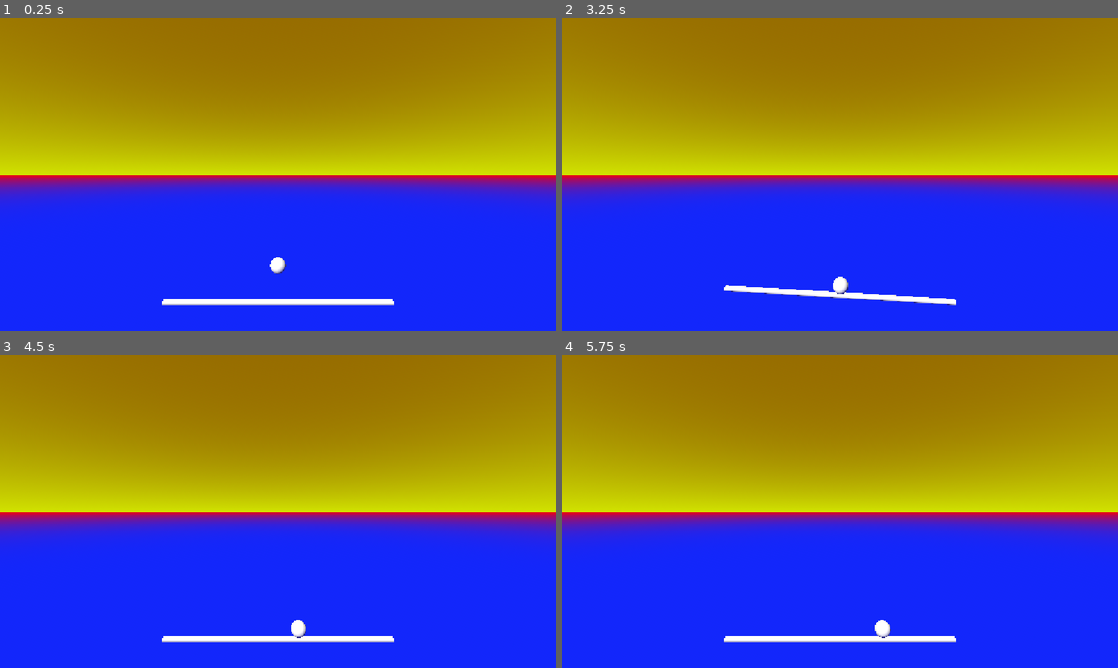
Above: before the commit, frames 1-4 (two rows, left to right).
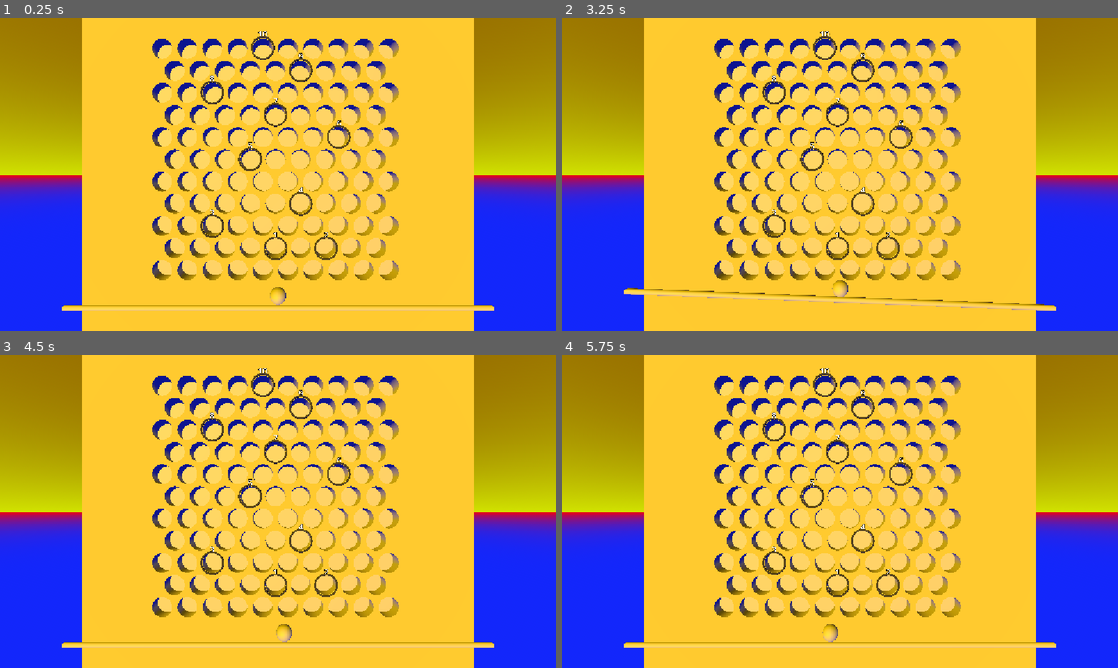
Above: after the commit, the same moments.

Repository: havenbarnes/luke-warm-selter
Game: Godot game, scene res://GameScene.tscn
Two runs of this game, one before a commit and one after it. Both use one fixed random seed, a clock stepped at 60 frames per second and the inputs below.
Inputs:
- Up to frame 1 (0.25 s): no input
- Up to frame 2 (3.25 s): hold L (bar_right_down) 0.53-1.28 s; tap Enter at 1.25, 2.75 s; hold A (bar_left_down) 1.28-2.03 s; tap Space at 2 s; hold L (bar_right_down) 2.03-2.78 s; hold Q (bar_left_up) from 2.78 s (still down)
- Up to frame 3 (4.5 s): release Q (bar_left_up) at 3.53 s; hold A (bar_left_down) from 3.53 s (still down)
- Up to frame 4 (5.75 s): keep holding A (bar_left_down)

The runs differ from the first frame. In frame 1, 71% of the frame differs, in the area x 11-89%, y 0-100%; in frame 2, 71%; in frame 3, 71%; in frame 4, 71%.

Commit message:
Holes working

Diff:
--- a/GameScene.tscn
+++ b/GameScene.tscn
@@ -1,6 +1,8 @@
 [gd_scene format=3 uid="uid://mw5u0ljrl4n6"]
 
 [ext_resource type="Script" uid="uid://sxmfi4bo3qa5" path="res://bar.gd" id="1_eqhe0"]
+[ext_resource type="Script" uid="uid://bloknr388ia1x" path="res://holespawner.gd" id="2_k77ap"]
+[ext_resource type="Script" path="res://ball.gd" id="3_ball"]
 
 [sub_resource type="ProceduralSkyMaterial" id="ProceduralSkyMaterial_f24su"]
 sky_top_color = Color(0.58541596, 0.41500214, 0, 1)
@@ -29,17 +31,18 @@
 friction = 0.9
 absorbent = true
 
-[sub_resource type="BoxShape3D" id="BoxShape3D_f24su"]
-size = Vector3(6, 0.1, 0.3)
+[sub_resource type="CylinderShape3D" id="CylinderShape3D_eqhe0"]
+height = 8.0
+radius = 0.1
 
 [sub_resource type="StandardMaterial3D" id="StandardMaterial3D_eqhe0"]
-albedo_color = Color(0.6710644, 0, 0.31291544, 1)
+albedo_color = Color(0.7294118, 0.7058824, 0.003921569, 1)
 
 [sub_resource type="CylinderMesh" id="CylinderMesh_eqhe0"]
 material = SubResource("StandardMaterial3D_eqhe0")
 top_radius = 0.05
 bottom_radius = 0.05
-height = 6.0
+height = 8.0
 
 [sub_resource type="PhysicsMaterial" id="PhysicsMaterial_8vx87"]
 friction = 0.4
@@ -51,11 +54,11 @@
 [sub_resource type="BoxShape3D" id="BoxShape3D_eqhe0"]
 size = Vector3(0.2, 6.4, 0.6)
 
-[sub_resource type="BoxShape3D" id="BoxShape3D_k77ap"]
-size = Vector3(4.8, 0.2, 0.6)
+[sub_resource type="BoxShape3D" id="BoxShape3D_haeiw"]
+size = Vector3(8, 6.4, 0.2)
 
-[sub_resource type="BoxShape3D" id="BoxShape3D_haeiw"]
-size = Vector3(4.8, 0.2, 0.6)
+[sub_resource type="PlaneMesh" id="PlaneMesh_yqt4x"]
+size = Vector2(8, 6.4)
 
 [node name="Game" type="Node3D" unique_id=1423743846]
 
@@ -63,36 +66,33 @@
 environment = SubResource("Environment_k77ap")
 
 [node name="Ball" type="RigidBody3D" parent="." unique_id=930698943]
+transform = Transform3D(1, 0, 0, 0, 1, 0, 0, 0, 1, 0, -2.2, 0.11)
 collision_layer = 2
-axis_lock_linear_z = true
-axis_lock_angular_x = true
-mass = 3.0
 physics_material_override = SubResource("PhysicsMaterial_yqt4x")
+gravity_scale = 2.0
 can_sleep = false
 continuous_cd = true
 angular_damp = 0.4
+script = ExtResource("3_ball")
 
 [node name="CollisionShape3D" type="CollisionShape3D" parent="Ball" unique_id=1130095652]
-transform = Transform3D(1, 0, 0, 0, 1, 0, 0, 0, 1, 0, -1.5, 0)
 shape = SubResource("SphereShape3D_cr6u3")
 
 [node name="MeshInstance3D" type="MeshInstance3D" parent="Ball" unique_id=1002349981]
-transform = Transform3D(1, 0, 0, 0, 1, 0, 0, 0, 1, 0, -1.5, 0)
 mesh = SubResource("SphereMesh_o44sg")
 
 [node name="Bar" type="AnimatableBody3D" parent="." unique_id=2106735629]
 transform = Transform3D(1, 0, 0, 0, 1, 0, 0, 0, 1, 0, -2.5, 0)
 collision_mask = 0
-axis_lock_linear_z = true
 physics_material_override = SubResource("PhysicsMaterial_n1rjx")
 script = ExtResource("1_eqhe0")
 
 [node name="CollisionShape3D" type="CollisionShape3D" parent="Bar" unique_id=977670450]
-transform = Transform3D(1, 0, 0, 0, 1, 0, 0, 0, 1, 0, -2.5, 0)
-shape = SubResource("BoxShape3D_f24su")
+transform = Transform3D(-4.371139e-08, -1, 0, 1, -4.371139e-08, 0, 0, 0, 1, 0, -2.5, 0.15)
+shape = SubResource("CylinderShape3D_eqhe0")
 
 [node name="MeshInstance3D" type="MeshInstance3D" parent="Bar" unique_id=1735524283]
-transform = Transform3D(1, 0, 0, 0, 1, 0, 0, 0, 1, 0, -2.5, 0)
+transform = Transform3D(-4.371139e-08, -1, 0, 1, -4.371139e-08, 0, 0, 0, 1, 0, -2.5, 0.05)
 mesh = SubResource("CylinderMesh_eqhe0")
 
 [node name="Playfield" type="Node3D" parent="." unique_id=1912753395]
@@ -102,28 +102,40 @@
 physics_material_override = SubResource("PhysicsMaterial_8vx87")
 
 [node name="WallLeft" type="CollisionShape3D" parent="Playfield/Frame" unique_id=136835058]
-transform = Transform3D(1, 0, 0, 0, 1, 0, 0, 0, 1, -2.3, 0, 0)
+transform = Transform3D(1, 0, 0, 0, 1, 0, 0, 0, 1, -4, 0, 0)
 shape = SubResource("BoxShape3D_5yl64")
-debug_color = Color(0, 0.6, 0.69803923, 1)
+debug_color = Color(0.5823485, 0.18820947, 1.4439226e-07, 1)
 
 [node name="WallRight" type="CollisionShape3D" parent="Playfield/Frame" unique_id=853816438]
 unique_name_in_owner = true
-transform = Transform3D(1, 0, 0, 0, 1, 0, 0, 0, 1, 2.3, 0, 0)
+transform = Transform3D(1, 0, 0, 0, 1, 0, 0, 0, 1, 4, 0, 0)
 shape = SubResource("BoxShape3D_eqhe0")
+debug_color = Color(0.5823485, 0.18820947, 1.4439226e-07, 1)
 
-[node name="WallTop" type="CollisionShape3D" parent="Playfield/Frame" unique_id=1995576002]
+[node name="WallBack" type="CollisionShape3D" parent="Playfield/Frame" unique_id=1667287898]
 unique_name_in_owner = true
-transform = Transform3D(1, 0, 0, 0, 1, 0, 0, 0, 1, 0, 3.1, 0)
-shape = SubResource("BoxShape3D_k77ap")
+transform = Transform3D(1, 0, 0, 0, 1, 0, 0, 0, 1, 0, 0, -0.25776708)
+shape = SubResource("BoxShape3D_haeiw")
+disabled = true
+debug_color = Color(0.5823485, 0.18820947, 1.4439226e-07, 1)
 
-[node name="WallBottom" type="CollisionShape3D" parent="Playfield/Frame" unique_id=493102419]
+[node name="MeshInstance3D" type="MeshInstance3D" parent="Playfield/Frame/WallBack" unique_id=656145173]
+transform = Transform3D(1, 0, 0, 0, -4.371139e-08, -1, 0, 1, -4.371139e-08, 0, 0, -0.258)
+mesh = SubResource("PlaneMesh_yqt4x")
+
+[node name="WallFront" type="CollisionShape3D" parent="Playfield/Frame" unique_id=860906091]
 unique_name_in_owner = true
-transform = Transform3D(1, 0, 0, 0, 1, 0, 0, 0, 1, 0, -3.1, 0)
+transform = Transform3D(1, 0, 0, 0, 1, 0, 0, 0, 1, 0, 0, 0.45)
 shape = SubResource("BoxShape3D_haeiw")
+debug_color = Color(0.5823485, 0.18820947, 1.4439226e-07, 1)
 
 [node name="Camera3D" type="Camera3D" parent="." unique_id=569719372]
 transform = Transform3D(1, 0, 0, 0, 1, 0, 0, 0, 1, 0, 0, 4)
 
 [node name="DirectionalLight3D" type="DirectionalLight3D" parent="." unique_id=1879057595]
-transform = Transform3D(0.8660253, 0.3535534, -0.3535534, 0, 0.7071068, 0.7071068, 0.49999997, -0.6123724, 0.6123724, 0, 0, 0)
+transform = Transform3D(0.86602545, 0.3535534, -0.3535534, -0.27962723, 0.92866075, 0.24371657, 0.414498, -0.11220136, 0.90310705, 0, 0, 11)
+light_color = Color(0.85020864, 0.6840811, 7.70092e-07, 1)
 light_energy = 5.17
+
+[node name="Holes" type="Node3D" parent="." unique_id=777418410]
+script = ExtResource("2_k77ap")
--- /dev/null
+++ b/ball.gd
@@ -0,0 +1,26 @@
+extends RigidBody3D
+
+## The ball on the Ice Cold Beer playfield.
+##
+## The real cabinet's playfield is tilted backward, so gravity has a component
+## that presses the ball against the back panel. That "into the board" pressure
+## is what makes the ball drop through a hole once the bar lines it up with one.
+##
+## We model the playfield as a vertical plane: real gravity (−Y) rolls the ball
+## down onto the bar, but nothing pushes it into the board (−Z). Without that
+## push the ball just skims across every hole and never falls in. This script
+## supplies the missing into-the-board force so the holes actually catch it.
+
+## Constant force pressing the ball toward the backboard (−Z, world space).
+## Higher = the board grabs the ball more eagerly: easier to sink a goal, but
+## the traps bite harder too. Tune it against the −Y gravity, whose magnitude
+## is 9.8 * gravity_scale.
+@export var board_pull: float = 10.0
+
+
+func _ready() -> void:
+	# constant_force is applied in global space every physics step and persists
+	# until changed, so the ball's own rolling rotation never turns it. This is
+	# what makes the ball settle against the backboard and fall through a hole
+	# the instant the bar lines it up with one.
+	constant_force = Vector3(0.0, 0.0, -board_pull)
--- a/bar.gd
+++ b/bar.gd
@@ -1,23 +1,53 @@
 extends AnimatableBody3D
 
-@export var anchor_span: float = 4.5
-@export var speed: float = 0.6
+## Ice Cold Beer bar controller.
+##
+## The two anchors are pinned to fixed X positions (-anchor_span/2 and
+## +anchor_span/2) and slide only along Y. Because the horizontal span never
+## changes but the ends move independently, the bar telescopes: its length is
+## hypot(anchor_span, height_difference).
+##
+## Q / A raise and lower the LEFT anchor.
+## P / L raise and lower the RIGHT anchor.
+
+@export var anchor_span: float = 8.0
+@export var speed: float = 3.0
 @export var min_height: float = -2.5
 @export var max_height: float = 2.5
 
-
+## Where both anchors sit when the game starts. The script owns position.y, so
+## the Bar's transform in the editor is ignored — set the start height here.
 @export var start_height: float = -2.5
 @export var bar_thickness: float = 0.1
 @export var bar_depth: float = 0.3
 
-@export var max_height_difference: float = 0.75
+## Depth (Z) the bar rides at. It sits in FRONT of the ball's rest depth (~0.10,
+## against the backboard) so the ball is cradled between the backboard and the
+## bar and never leans on the front glass. See ball.gd's into-board force.
+@export var bar_z: float = 0.18
+
+## Caps how far apart the two ends may get. Set to 0.0 for no limit.
+@export var max_height_difference: float = 1.0
+
+## How quickly each anchor's velocity responds to input (units/sec²).
+## Higher = snappier direction changes. Lower = mushier, heavier feel.
+@export var acceleration: float = 3.0
+
+## How quickly each anchor decelerates when input stops or reverses (units/sec²).
+## Set higher than acceleration for a tight, responsive reversal.
+@export var deceleration: float = 10
+
+## Prints anchor positions and bar length every time the bar moves.
+@export var debug_print: bool = false
 
 var left_height: float = -2.5
 var right_height: float = -2.5
+var _left_velocity: float = 0.0
+var _right_velocity: float = 0.0
 
 var _collision: CollisionShape3D
 var _mesh_instance: MeshInstance3D
-var _shape: BoxShape3D
+var _shape: CylinderShape3D
 var _mesh: CylinderMesh
 
 
@@ -46,8 +76,9 @@
 	_collision.transform = Transform3D.IDENTITY
 	_mesh_instance.transform = Transform3D.IDENTITY
 
-	_shape = BoxShape3D.new()
+	_shape = CylinderShape3D.new()
 	_collision.shape = _shape
+	_collision.rotation.z = deg_to_rad(90.0)
 
 	_mesh = CylinderMesh.new()
 	_mesh_instance.mesh = _mesh
@@ -60,22 +91,59 @@
 	var left_input := Input.get_axis("bar_left_down", "bar_left_up")
 	var right_input := Input.get_axis("bar_right_down", "bar_right_up")
 
-	if is_zero_approx(left_input) and is_zero_approx(right_input):
-		return
-
-	left_height += left_input * speed * delta
-	right_height += right_input * speed * delta
+	_left_velocity = _accelerate(_left_velocity, left_input, delta)
+	_right_velocity = _accelerate(_right_velocity, right_input, delta)
+
+	if is_zero_approx(_left_velocity) and is_zero_approx(_right_velocity):
+		return
+
+	left_height += _left_velocity * delta
+	right_height += _right_velocity * delta
 
 	left_height = clampf(left_height, min_height, max_height)
 	right_height = clampf(right_height, min_height, max_height)
 
-	_limit_difference(left_input, right_input)
+	# Zero velocity when clamped against the limit so it doesn't "store" speed.
+	if left_height == min_height or left_height == max_height:
+		_left_velocity = 0.0
+	if right_height == min_height or right_height == max_height:
+		_right_velocity = 0.0
+
+	# Snapshot heights before the limit correction.
+	var lh_before := left_height
+	var rh_before := right_height
+
+	_limit_difference()
+
+	# If the limiter pulled a height back, kill that side's velocity.
+	# Without this, stored velocity "pops" the bar on the next frame.
+	if not is_equal_approx(left_height, lh_before):
+		_left_velocity = 0.0
+	if not is_equal_approx(right_height, rh_before):
+		_right_velocity = 0.0
+
 	_apply()
 
 
-## Keeps the two ends within max_height_difference. The end that is not being
-## driven this frame is the one that gives way.
-func _limit_difference(left_input: float, right_input: float) -> void:
+## Smoothly ramps velocity toward the target speed based on input direction.
+## Uses deceleration rate when input opposes current velocity (direction change)
+## or when input is released.
+func _accelerate(current_vel: float, input: float, delta: float) -> float:
+	var target := input * speed
+
+	# Pick rate: decelerate when reversing, stopping, or overshooting.
+	var rate: float
+	if is_zero_approx(input):
+		rate = deceleration
+	elif signf(input) != signf(current_vel) and not is_zero_approx(current_vel):
+		rate = deceleration
+	else:
+		rate = acceleration
+
+	return move_toward(current_vel, target, rate * delta)
+
+
+func _limit_difference() -> void:
 	if max_height_difference <= 0.0:
 		return
 
@@ -86,36 +154,50 @@
 	var overshoot := absf(diff) - max_height_difference
 	var direction := signf(diff)
 
-	var left_active := not is_zero_approx(left_input)
-	var right_active := not is_zero_approx(right_input)
-
-	if left_active and right_active:
-		# Both ends are being driven, so neither one "gives way" — split the
-		# correction evenly and the bar keeps responding to both inputs.
+	# Use velocity to decide which side caused the overshoot.
+	# The side that's moving gets pulled back; the idle side stays put.
+	var left_moving := not is_zero_approx(_left_velocity)
+	var right_moving := not is_zero_approx(_right_velocity)
+
+	if left_moving and right_moving:
 		left_height += overshoot * 0.5 * direction
 		right_height -= overshoot * 0.5 * direction
-	elif left_active:
+	elif left_moving:
+		# Left caused it — pull left back, leave right alone.
 		left_height += overshoot * direction
+	elif right_moving:
+		# Right caused it — pull right back, leave left alone.
+		right_height -= overshoot * direction
 	else:
-		right_height -= overshoot * direction
+		# Neither moving (shouldn't happen, but be safe) — split evenly.
+		left_height += overshoot * 0.5 * direction
+		right_height -= overshoot * 0.5 * direction
 
 	left_height = clampf(left_height, min_height, max_height)
 	right_height = clampf(right_height, min_height, max_height)
 
 
-## Positions the bar between the two anchors and stretches it to reach both.
 func _apply() -> void:
 	var half := anchor_span * 0.5
 	var rise := right_height - left_height
 	var length := sqrt(anchor_span * anchor_span + rise * rise)
 
-	position = Vector3(0.0, (left_height + right_height) * 0.5, position.z)
+	position = Vector3(0.0, (left_height + right_height) * 0.5, bar_z)
 	rotation = Vector3(0.0, 0.0, atan2(rise, anchor_span))
 
-	_shape.size = Vector3(length, bar_thickness, bar_depth)
+	_shape.height = length
+	_shape.radius = bar_thickness * 0.5
+
 	_mesh.height = length
 	_mesh.top_radius = bar_thickness * 0.5
 	_mesh.bottom_radius = bar_thickness * 0.5
+
+	if debug_print:
+		print("lh=%+.3f rh=%+.3f | vel L=%+.3f R=%+.3f | y=%+.3f rot=%+.3f" % [
+			left_height, right_height,
+			_left_velocity, _right_velocity,
+			position.y, rotation.z,
+		])
 
 
 func get_anchor_positions() -> Array[Vector3]:
--- /dev/null
+++ b/hole.gd
@@ -0,0 +1,57 @@
+extends Area3D
+
+## A single hole on the Ice Cold Beer playfield.
+## Goal holes have a number (1–10) and are the objective.
+## Trap holes (number = 0) cost you a life.
+##
+## When the ball overlaps this hole, its collisions are disabled so it
+## physically falls through the bar under gravity.
+
+signal ball_entered_hole(hole: Area3D)
+
+## 0 = trap hole. 1–10 = goal hole.
+@export var hole_number: int = 0
+
+## Visual radius of the hole.
+@export var hole_radius: float = 0.2
+
+var is_goal: bool:
+	get: return hole_number > 0
+
+## Prevents re-triggering while the ball is already falling.
+var _triggered := false
+
+
+func _ready() -> void:
+	monitoring = true
+	monitorable = false
+	body_entered.connect(_on_body_entered)
+
+
+func _on_body_entered(body: Node3D) -> void:
+	if _triggered:
+		return
+	if body.name != "Ball" or not body is RigidBody3D:
+		return
+
+	_triggered = true
+	var ball := body as RigidBody3D
+
+	# Kill the ball's sideways velocity so it drops straight down.
+	ball.linear_velocity = Vector3(0.0, ball.linear_velocity.y, 0.0)
+
+	# Disable all collision — the ball falls through the bar and everything.
+	ball.collision_layer = 0
+	ball.collision_mask = 0
+
+	ball_entered_hole.emit(self)
+
+	if is_goal:
+		print("GOAL! Reached hole %d" % hole_number)
+	else:
+		print("TRAP! Fell into a trap hole.")
+
+
+## Call this from your game manager when resetting the ball.
+func reset() -> void:
+	_triggered = false
--- /dev/null
+++ b/holespawner.gd
@@ -0,0 +1,210 @@
+extends Node3D
+
+## Spawns all holes on the Ice Cold Beer playfield using CSG.
+##
+## The playfield is one uniform, hex-packed grid of identical holes, exactly
+## like the real cabinet. Ten of those grid holes are the numbered goals (1–10):
+## ordinary holes marked with a ring and a number — not larger, not specially
+## placed. Every other hole is a trap.
+##
+## Builds a physical backboard (CSGCombiner3D) with a cylindrical cutout for
+## every hole. Where there's a hole there's no collision, so the ball falls
+## through. Also spawns an Area3D detector behind each hole to tell goals from
+## traps when the ball drops in.
+
+## Radius of every hole — goals and traps alike, since the real board is uniform.
+@export var hole_radius: float = 0.2
+
+## Hex-grid spacing. Odd rows are offset by half a column; the row pitch is a bit
+## under spacing_x so the packing stays tight, like the photo's thin walls.
+@export var spacing_x: float = 0.5
+@export var spacing_y: float = 0.44
+
+## Playfield extents the grid fills (X left/right, Y bottom/top).
+@export var pf_left: float = -2.3
+@export var pf_right: float = 2.3
+@export var pf_bottom: float = -1.9
+@export var pf_top: float = 2.8
+
+## Backboard dimensions. The backboard is the ball's only back wall (the Frame's
+## WallBack collision is disabled so holes can open through it), so it must span
+## the whole playfield or the ball falls off the unbacked edges once the
+## into-board force presses it back. See GameScene / ball.gd.
+@export var wall_width: float = 7.8
+@export var wall_height: float = 6.4
+@export var wall_thickness: float = 0.2
+@export var wall_z: float = -0.15
+
+## Colors.
+@export var wall_color: Color = Color(0.65, 0.55, 0.25)  # Gold, like the cabinet.
+@export var goal_ring_color: Color = Color(0.15, 0.15, 0.15)
+
+var _hole_script: GDScript = preload("res://hole.gd")
+
+
+# ── Goal targets, read off the cabinet photo (numbers 1–10, bottom to top).
+# Each target is snapped to the nearest grid hole, so goals always sit ON the
+# grid rather than floating between holes. ──
+
+const GOAL_TARGETS: Array[Dictionary] = [
+	{ "number": 1,  "x": -0.2, "y": -1.5 },
+	{ "number": 2,  "x":  1.0, "y": -1.3 },
+	{ "number": 3,  "x": -1.3, "y": -1.0 },
+	{ "number": 4,  "x":  0.4, "y": -0.4 },
+	{ "number": 5,  "x": -0.7, "y":  0.1 },
+	{ "number": 6,  "x":  1.1, "y":  0.7 },
+	{ "number": 7,  "x": -0.1, "y":  1.1 },
+	{ "number": 8,  "x": -1.2, "y":  1.5 },
+	{ "number": 9,  "x":  0.6, "y":  1.9 },
+	{ "number": 10, "x": -0.5, "y":  2.4 },
+]
+
+
+func _ready() -> void:
+	var holes := _build_grid()
+	_assign_goals(holes)
+
+	# ── Build the CSG backboard with a cutout per hole ──
+	_build_csg_wall(holes)
+
+	# ── Spawn an Area3D detector behind each hole ──
+	for data in holes:
+		_create_detector(data)
+
+
+## Builds the uniform hex grid of holes that fills the playfield.
+func _build_grid() -> Array[Dictionary]:
+	var holes: Array[Dictionary] = []
+	var row := 0
+	var y := pf_bottom
+	while y <= pf_top + 0.0001:
+		# Offset every other row by half a column for hexagonal packing.
+		var x_offset := 0.0 if row % 2 == 0 else spacing_x * 0.5
+		var x := pf_left + x_offset
+		while x <= pf_right + 0.0001:
+			holes.append({ "x": x, "y": y, "number": 0 })
+			x += spacing_x
+		y += spacing_y
+		row += 1
+	return holes
+
+
+## Turns the grid hole nearest each photo target into that numbered goal.
+func _assign_goals(holes: Array[Dictionary]) -> void:
+	for target in GOAL_TARGETS:
+		var target_pos := Vector2(target["x"], target["y"])
+		var best := -1
+		var best_dist := INF
+		for i in holes.size():
+			if holes[i]["number"] != 0:
+				continue  # Already claimed by another goal.
+			var d := Vector2(holes[i]["x"], holes[i]["y"]).distance_to(target_pos)
+			if d < best_dist:
+				best_dist = d
+				best = i
+		if best != -1:
+			holes[best]["number"] = target["number"]
+
+
+func _build_csg_wall(holes: Array[Dictionary]) -> void:
+	var combiner := CSGCombiner3D.new()
+	combiner.name = "Backboard"
+	combiner.use_collision = true
+	combiner.collision_layer = 1   # "world"
+	combiner.collision_mask = 0
+	combiner.position = Vector3(0.0, 0.0, wall_z)
+	add_child(combiner)
+
+	# Base wall slab.
+	var base := CSGBox3D.new()
+	base.name = "Wall"
+	base.size = Vector3(wall_width, wall_height, wall_thickness)
+	base.operation = CSGShape3D.OPERATION_UNION
+
+	var wall_mat := StandardMaterial3D.new()
+	wall_mat.albedo_color = wall_color
+	base.material = wall_mat
+	combiner.add_child(base)
+
+	# Cut a cylinder for each hole. All holes are the same size.
+	for data in holes:
+		var cut := CSGCylinder3D.new()
+		cut.radius = hole_radius
+		cut.height = wall_thickness + 0.1  # Slightly taller to cut clean through.
+		cut.sides = 20
+		cut.operation = CSGShape3D.OPERATION_SUBTRACTION
+		cut.position = Vector3(data["x"], data["y"], 0.0)
+		# The wall lies in X-Y, so rotate the (Y-aligned) cylinder to bore along Z.
+		cut.rotation.x = deg_to_rad(90.0)
+		combiner.add_child(cut)
+
+
+## Creates an Area3D detector behind a hole for goal/trap identification.
+func _create_detector(data: Dictionary) -> void:
+	var number: int = data["number"]
+	var is_goal := number > 0
+
+	var hole := Area3D.new()
+	hole.set_script(_hole_script)
+	hole.hole_number = number
+	hole.hole_radius = hole_radius
+	# Place the detector just behind the wall so the ball trips it as it passes
+	# through the cutout.
+	hole.position = Vector3(data["x"], data["y"], wall_z - wall_thickness * 0.5 - 0.1)
+
+	hole.monitoring = true
+	hole.monitorable = false
+	hole.collision_layer = 0
+	hole.collision_mask = 2  # "ball"
+
+	var col := CollisionShape3D.new()
+	var shape := CylinderShape3D.new()
+	shape.radius = hole_radius
+	shape.height = 0.3
+	col.shape = shape
+	col.rotation.x = deg_to_rad(90.0)
+	hole.add_child(col)
+
+	# Goal hole extras: ring and label on the wall surface.
+	if is_goal:
+		_add_ring(hole, hole_radius)
+		_add_label(hole, number, hole_radius)
+
+	hole.name = "Goal%d" % number if is_goal else "Trap_%d_%d" % [
+		int(data["x"] * 100), int(data["y"] * 100)
+	]
+	add_child(hole)
+
+
+func _add_ring(hole: Area3D, inner_radius: float) -> void:
+	var ring := MeshInstance3D.new()
+	var torus := TorusMesh.new()
+	torus.inner_radius = inner_radius
+	# Keep the ring thin so it doesn't spill into neighbouring holes.
+	torus.outer_radius = inner_radius + 0.035
+	torus.rings = 24
+	torus.ring_segments = 12
+	ring.mesh = torus
+	# Sit the ring on the wall's front face. The detector is (wall_thickness + 0.1)
+	# behind that face, so offset by that much (plus a hair) to land just proud of it.
+	ring.position = Vector3(0.0, 0.0, wall_thickness + 0.1 + 0.02)
+	ring.rotation.x = deg_to_rad(90.0)
+
+	var ring_mat := StandardMaterial3D.new()
+	ring_mat.albedo_color = goal_ring_color
+	ring.material_override = ring_mat
+	hole.add_child(ring)
+
+
+func _add_label(hole: Area3D, number: int, radius: float) -> void:
+	var label := Label3D.new()
+	label.text = str(number)
+	label.font_size = 40
+	# Just above the ring and just proud of the wall's front face (see _add_ring).
+	label.position = Vector3(0.0, radius + 0.07, wall_thickness + 0.1 + 0.03)
+	label.pixel_size = 0.004
+	label.billboard = BaseMaterial3D.BILLBOARD_FIXED_Y
+	label.modulate = Color.WHITE
+	label.outline_size = 8
+	label.outline_modulate = Color.BLACK
+	hole.add_child(label)
--- a/input_test.gd
+++ /dev/null
@@ -1,35 +0,0 @@
-extends Node
-
-## Drop this on any node and run. Hold Q, then P, then both.
-##
-## Watch the AXIS values. Holding Q and P together should give:
-##     axisL=+1.0  axisR=+1.0
-##
-## If it gives axisL=0.0 axisR=0.0, a key is bound to BOTH the up and the
-## down action for that side, and they are cancelling each other out.
-## The DOWN columns will show which key is the culprit.
-
-var _last := ""
-
-
-func _process(_delta: float) -> void:
-	var lu := Input.is_action_pressed("bar_left_up")
-	var ld := Input.is_action_pressed("bar_left_down")
-	var ru := Input.is_action_pressed("bar_right_up")
-	var rd := Input.is_action_pressed("bar_right_down")
-
-	var axis_l := Input.get_axis("bar_left_down", "bar_left_up")
-	var axis_r := Input.get_axis("bar_right_down", "bar_right_up")
-
-	var line := "keys Q=%s A=%s P=%s L=%s | actions LU=%s LD=%s RU=%s RD=%s | axisL=%+.1f axisR=%+.1f" % [
-		Input.is_key_pressed(KEY_Q),
-		Input.is_key_pressed(KEY_A),
-		Input.is_key_pressed(KEY_P),
-		Input.is_key_pressed(KEY_L),
-		lu, ld, ru, rd,
-		axis_l, axis_r,
-	]
-
-	if line != _last:
-		_last = line
-		print(line)
Not shown, added: ball.gd.uid
Not shown, added: hole.gd.uid
Not shown, added: holespawner.gd.uid
Not shown, removed: input_test.gd.uid
